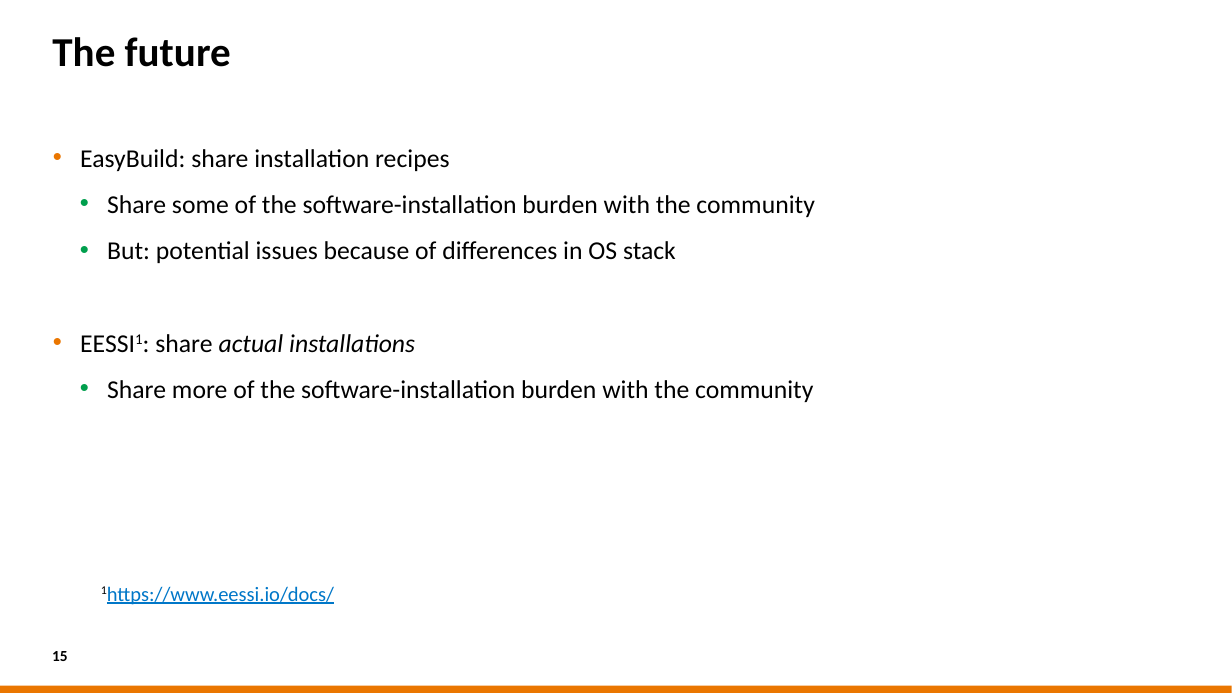
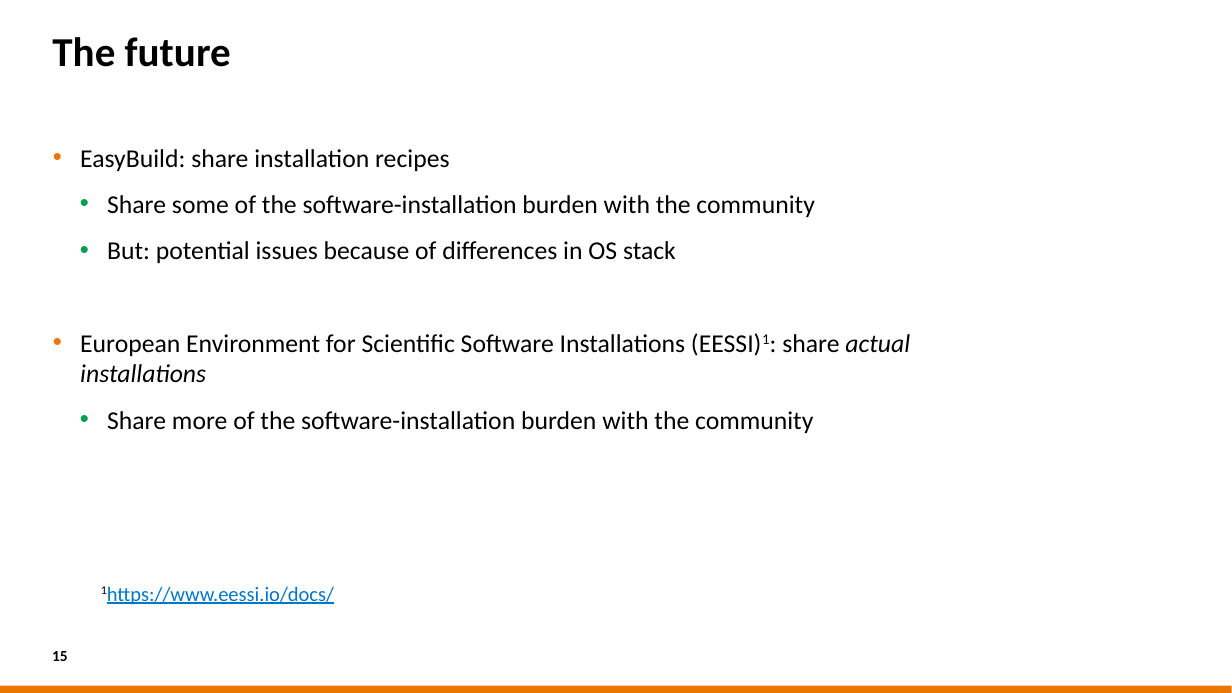
Before and after one commit to casparvl/EUM25, a slide deck: slide 15 of 2025-03-18 EasyBuild User Meeting - EasyBuild at SURF.pptx. Drawn at 1232x693 pixels with LibreOffice and Linux fonts; fonts in the diff are those of the drawing; background and template pictures are left out. Boxes give left, top, right and bottom in pixels: in the first picture for what was removed or moved away, otherwise in the second. Text is boxed around its words. In the diff, an @@ line names an element or a change of style, - is before the commit and + after.

```diff
--- a/2025-03-18 EasyBuild User Meeting - EasyBuild at SURF.pptx
+++ b/2025-03-18 EasyBuild User Meeting - EasyBuild at SURF.pptx
@@ text at [80, 333, 910, 382]: text changed; italic off @@
-• EESSI1: share actual installations
+• European Environment for Scientific Software Installations (EESSI)1: share actual installations
```
Also in this commit, not shown: 5 other slides changed, 1 slide added, 1 other file.
